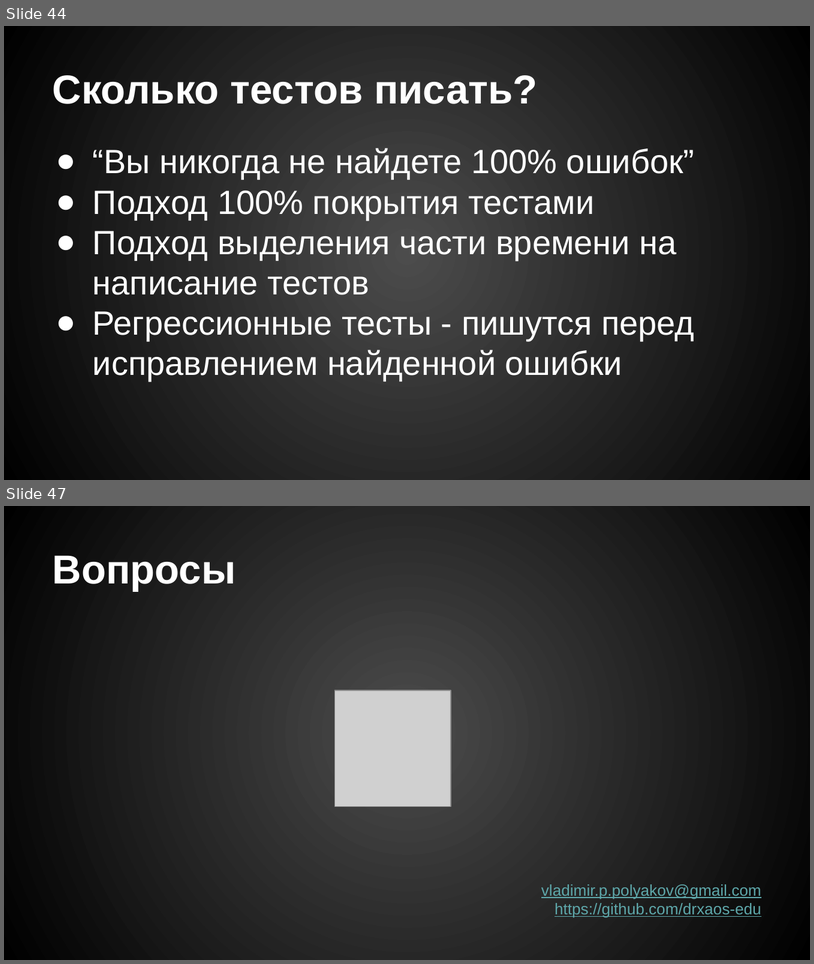
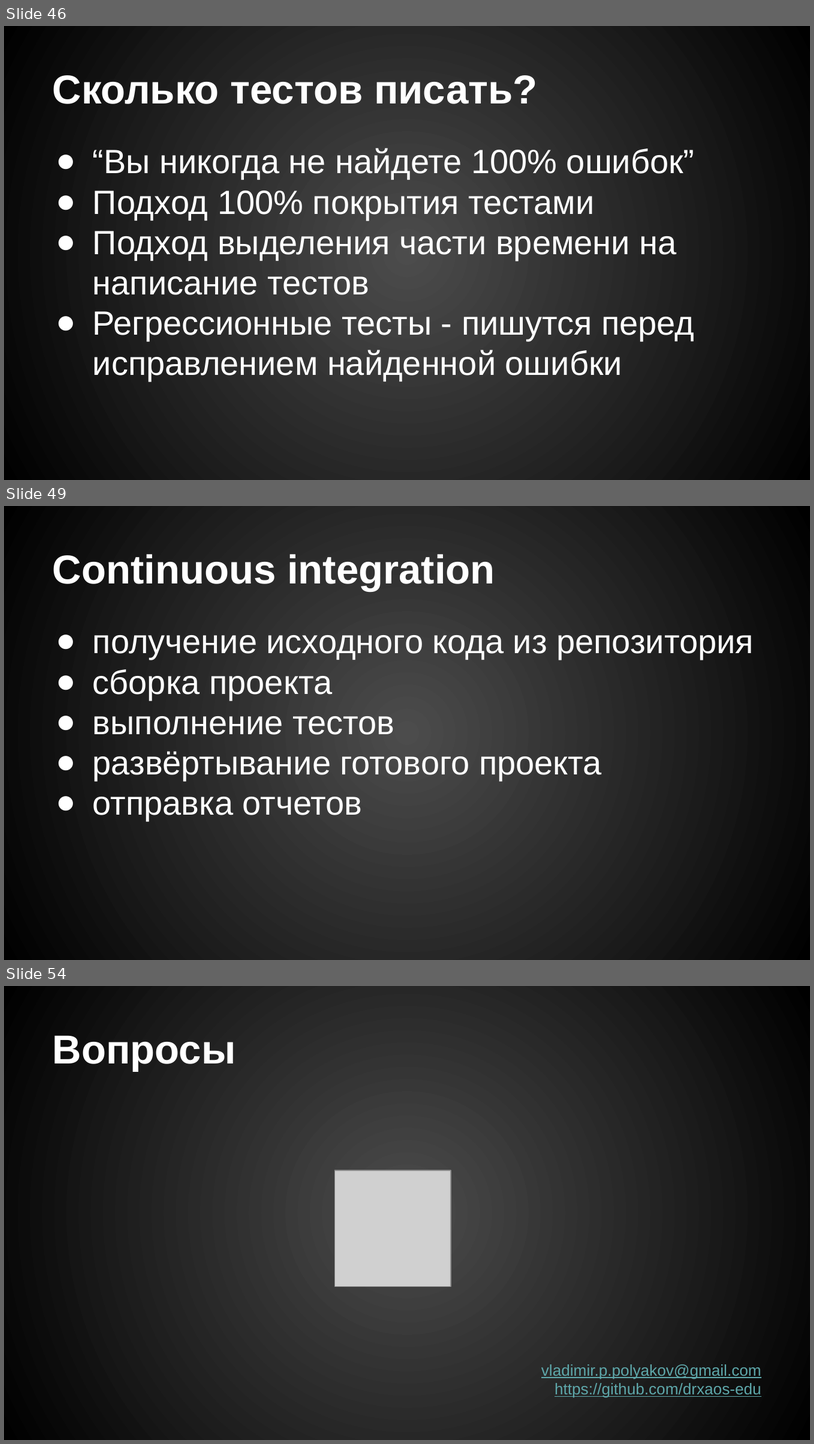
Before and after one commit to drxaos-edu/lecture-unit-testing, a slide deck: Модульное тестирование.pptx. Shown one above the other, each under a label of ours: slides 44 and 47 before the commit, slides 46, 49 and 54 after it; the slides between them are not shown. The pictures are 814x964 and 814x1444 pixels, drawn with LibreOffice and Linux fonts; fonts in the diff are those of the drawing; grey boxes stand for pictures. Boxes give left, top, right and bottom in pixels: in the first picture for what was removed or moved away, otherwise in the second. Text is boxed around its words. In the diff, an @@ line names an element or a change of style, - is before the commit and + after.

```diff
--- a/Модульное тестирование.pptx
+++ b/Модульное тестирование.pptx
@@ slide 49 added at [4, 506, 810, 960], background gradient #4C4C4C to #000000 @@
@@ title added at [53, 554, 495, 591], 36 pt, text #FFFFFF, bold @@
+Continuous integration
@@ text added at [93, 635, 754, 820], 30 pt, text #FFFFFF @@
+● получение исходного кода из репозитория
+● сборка проекта
+● выполнение тестов
+● развёртывание готового проекта
+● отправка отчетов
@@ what was slide 44 is now slide 46 @@
@@ what was slide 47 is now slide 54 @@
```
Also in this commit, not shown: 2 slides changed, 6 other slides added, 1 other file.
